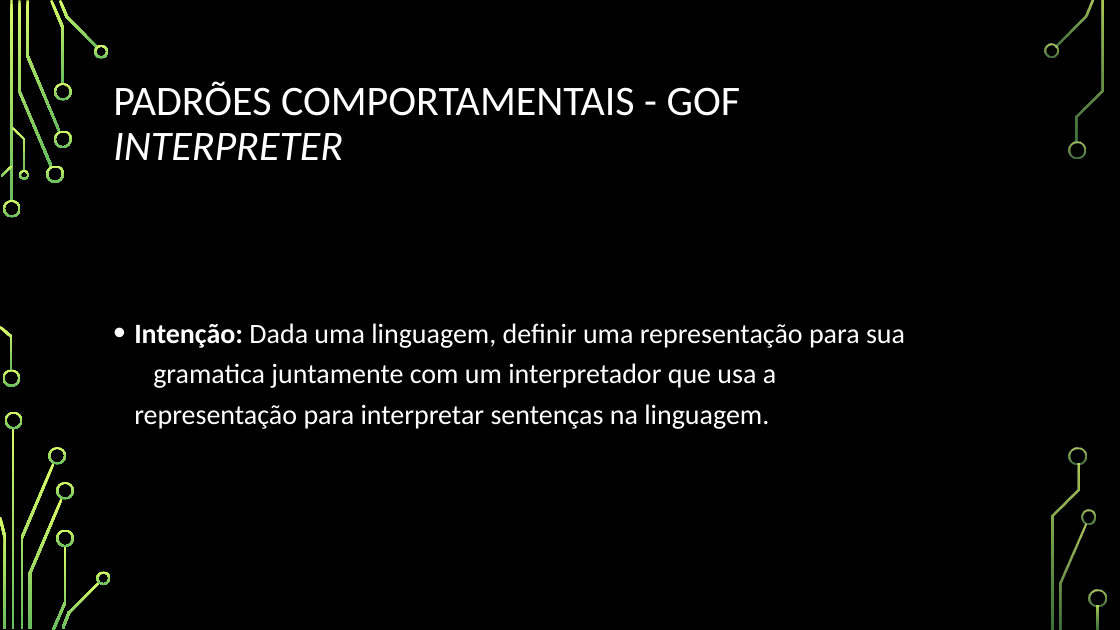
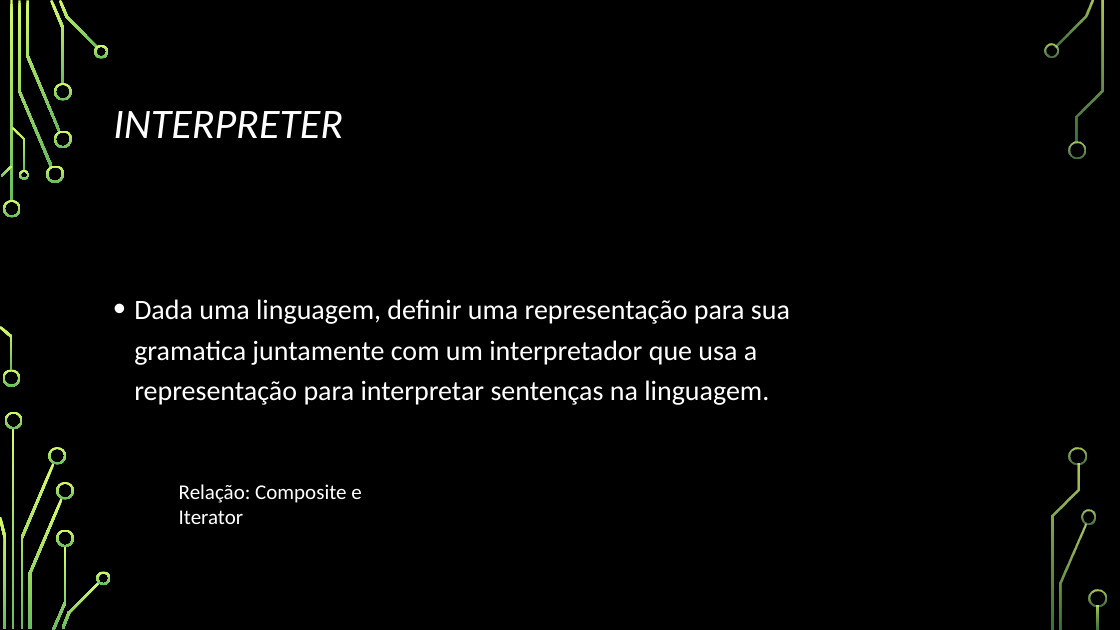
Before and after one commit to Emeson-Santos/Seminario-de-Engenharia---padroes-GoF, a slide deck: slide 30 of PADRÃO DE PROJETO (STRATEGY E INTERPRETER).PPTX (slide 25 before the commit). Drawn at 1120x630 pixels with LibreOffice and Linux fonts; fonts in the diff are those of the drawing; background and template pictures are left out. Boxes give left, top, right and bottom in pixels: in the first picture for what was removed or moved away, otherwise in the second. Text is boxed around its words. In the diff, an @@ line names an element or a change of style, - is before the commit and + after.

```diff
--- a/PADRÃO DE PROJETO (STRATEGY E INTERPRETER).PPTX
+++ b/PADRÃO DE PROJETO (STRATEGY E INTERPRETER).PPTX
@@ title at <box>113,111,343,138</box>: text changed; italic on @@
-PADRÕES COMPORTAMENTAIS - GOF
-INTERPRETER
+INTERPRETER
@@ text at <box>134,299,790,405</box>: text changed @@
-• Intenção: Dada uma linguagem, definir uma representação para sua gramatica juntamente com um interpretador que usa a representação para interpretar sentenças na linguagem.
+• Dada uma linguagem, definir uma representação para sua gramatica juntamente com um interpretador que usa a representação para interpretar sentenças na linguagem.
@@ text added at <box>179,484,361,524</box>, 18 pt, text #FFFFFF @@
+Relação: Composite e Iterator
```
Also in this commit, not shown: 12 other slides changed, 6 slides added.
